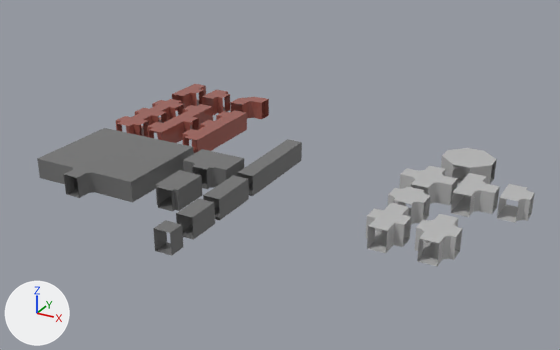
A saved change to the FBX model Assets/3D_models/Bulding blocks.fbx.
Before and after are seen from a 50 mm camera at (36.6, -65.6, 37.6) aimed at (-3.5, 7.3, 1.1). Arrows for +X, +Y and +Z are at lower left; the lights stay in place. Where no turn or scale is listed for an object, it has been applied to the vertices.

Before the edit, the objects in view are built like this:
```python
ob_2x1_divider = bpy.data.objects.new('2x1_divider', me_mesh_006)
ob_2x1_divider.location = (-22.95, 15.13, 0.0)
ob_hall_long = bpy.data.objects.new('Hall_long', me_mesh_002)
ob_hall_long.location = (-5.58, 8.86, 0.0)
ob_hall_medium = bpy.data.objects.new('Hall_medium', me_mesh_001)
ob_hall_medium.location = (-5.58, -1.04, 0.0)
ob_hall_mini = bpy.data.objects.new('Hall_mini', me_mesh_010)
ob_hall_mini.location = (-5.58, -11.67, 0.0)
ob_hall_short = bpy.data.objects.new('Hall_short', me_mesh_011)
ob_hall_short.location = (-5.58, -6.93, 0.0)
ob_room_big = bpy.data.objects.new('room_big', me_mesh_013)
ob_room_big.location = (-22.48, 0.0, 0.0)
# me_mesh_013
# before: 0 (-1.0, -5.5, 0.0) at pixel (75, 189), 1 (-1.0, -7.0, 0.0) at pixel (65, 194), 2 (1.0, -7.0, 0.0) at pixel (79, 198), 3 (1.0, -5.5, 0.0) at pixel (88, 193), 8 (-1.0, -5.5, 2.5) at pixel (72, 169)
# before: 9 (-1.0, -7.0, 2.5) at pixel (63, 174), 10 (1.0, -7.0, 2.5) at pixel (77, 177), 11 (1.0, -5.5, 2.5) at pixel (86, 173)
# also in view: 'Room_division_rounded' at (17.8, 0.8, 1.3); 'X_section_small_rounded' at (12.6, 6.6, 1.3); 'room_medium' at (-11.1, 4.4, 1.3); '3x0_divider' at (-17.9, 15.1, 1.2); 'X_section_rounded' at (12.8, 12.3, 1.3)
```
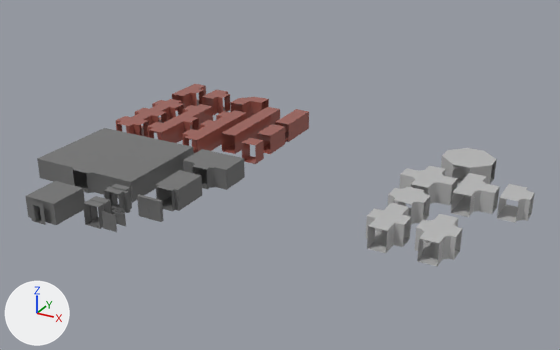
Commit message: added doors

Where the change shows, as pixel boxes (x1, y1, x2, y2) in the pictures (560 x 350 px):
'Hall_long', recoloured, moved
    before: (237, 139, 302, 196)
    after: (221, 107, 280, 154)
'Safe_room', added
    after: (25, 181, 85, 225)
'Hall_medium', recoloured, moved
    before: (203, 175, 249, 220)
    after: (275, 109, 309, 142)
'Hall_short', recoloured, moved
    before: (176, 198, 215, 240)
    after: (257, 124, 285, 154)
'Hall_mini', moved
    before: (153, 220, 183, 256)
    after: (242, 138, 264, 164)
'double_door_hall', added
    after: (83, 196, 112, 229)
'splitter_section', added
    after: (104, 184, 132, 214)
'Sec_door', added
    after: (148, 197, 164, 222)
'Sec_door2', added
    after: (137, 194, 150, 219)
'Door_R', added
    after: (108, 213, 117, 232)
'Door_L', added
    after: (102, 211, 110, 230)
'Door_R_windowed', added
    after: (118, 207, 126, 226)
'Door_L_windowed', added
    after: (111, 206, 119, 224)
part 1 of me_mesh_013, deleted
    before: (64, 170, 88, 198)

Patch to the scene script:
```diff
--- a/Assets/3D_models/Bulding blocks.fbx.py
+++ b/Assets/3D_models/Bulding blocks.fbx.py
@@ me_mesh_002 @@
 me_mesh_002.from_pydata(...)  # 8 vertices, 4 faces; spans x -1.0..1.0, y -6.0..6.0, z 0.0..2.5
-me_mesh_002.materials.append(mat_rooms___corridoors)  # grey #717171
+me_mesh_002.materials.append(mat_straights___turn)  # brown #9d594f
@@ me_mesh_011 @@
 me_mesh_011.from_pydata(...)  # 8 vertices, 4 faces; spans x -1.0..1.0, y -2.0..2.0, z 0.0..2.5
-me_mesh_011.materials.append(mat_rooms___corridoors)  # grey #717171
+me_mesh_011.materials.append(mat_straights___turn)  # brown #9d594f
@@ me_mesh_013 @@
 me_mesh_013.from_pydata(...)  # 24 vertices, 21 faces; spans x -7.0..7.0, y -7.0..7.0, z 0.0..2.5
 # verts and faces of me_mesh_013; kept vertices keep their numbers, new ones are numbered from 24
+# me_mesh_013 part 1
+delete_vertices([1, 2, 9, 10])  # with the faces that use them
 me_mesh_013.materials.append(mat_rooms___corridoors)
@@ me_mesh_001 @@
 me_mesh_001.from_pydata(...)  # 8 vertices, 4 faces; spans x -1.0..1.0, y -3.0..3.0, z 0.0..2.5
-me_mesh_001.materials.append(mat_rooms___corridoors)  # grey #717171
+me_mesh_001.materials.append(mat_straights___turn)  # brown #9d594f
@@ ob_hall_long @@
 ob_hall_long = bpy.data.objects.new('Hall_long', me_mesh_002)
-ob_hall_long.location = (-5.58, 8.86, 0.0)
+ob_hall_long.location = (-14.06, 18.7, 0.0)
@@ ob_hall_mini @@
 ob_hall_mini = bpy.data.objects.new('Hall_mini', me_mesh_010)
-ob_hall_mini.location = (-5.58, -11.67, 0.0)
+ob_hall_mini.location = (-10.04, 12.08, 0.0)
@@ ob_hall_short @@
 ob_hall_short = bpy.data.objects.new('Hall_short', me_mesh_011)
-ob_hall_short.location = (-5.58, -6.93, 0.0)
+ob_hall_short.location = (-10.04, 16.83, 0.0)
@@ ob_hall_medium @@
 ob_hall_medium = bpy.data.objects.new('Hall_medium', me_mesh_001)
-ob_hall_medium.location = (-5.58, -1.04, 0.0)
+ob_hall_medium.location = (-10.04, 22.71, 0.0)
@@ ob_double_door_hall @@
+ob_double_door_hall = bpy.data.objects.new('double_door_hall', me_mesh_026)  # 24 vertices, 40 faces; spans x -1.0..1.0, y -1.0..1.0, z 0.0..2.5; in mat_rooms___corridoors (grey #717171)
+ob_double_door_hall.location = (-15.44, -10.66, 0.0)
@@ ob_sec_door2 @@
+ob_sec_door2 = bpy.data.objects.new('Sec_door2', me_mesh_022)  # 60 vertices, 58 faces; spans x -1.5..0.09, y -0.2..0.2, z 0.0..2.4; in mat_rooms___corridoors (grey #717171)
+ob_sec_door2.location = (-11.28, -7.16, 0.0)
@@ ob_door_r_windowed @@
+ob_door_r_windowed = bpy.data.objects.new('Door_R_windowed', me_mesh_025)  # 368 vertices, 528 faces; spans x -0.9..0.02, y -0.11..0.16, z 0.0..2.0; in mat_rooms___corridoors (grey #717171)
+ob_door_r_windowed.location = (-12.42, -9.95, 0.0)
@@ ob_splitter_section @@
+ob_splitter_section = bpy.data.objects.new('splitter_section', me_mesh_020)  # 32 vertices, 26 faces; spans x -5.76..-2.96, y -1.0..1.0, z 0.0..2.5; in mat_rooms___corridoors (grey #717171)
+ob_splitter_section.location = (-11.28, -7.16, 0.0)
@@ ob_safe_room @@
+ob_safe_room = bpy.data.objects.new('Safe_room', me_mesh_027)  # 28 vertices, 24 faces; spans x -2.0..2.0, y -2.75..2.75, z 0.0..2.5; in mat_rooms___corridoors (grey #717171)
+ob_safe_room.location = (-21.0, -11.0, 0.0)
@@ ob_door_l @@
+ob_door_l = bpy.data.objects.new('Door_L', me_mesh_024)  # 160 vertices, 300 faces; spans x -9.0..0.2, y -1.1..1.6, z 0.0..20.0; in mat_rooms___corridoors (grey #717171)
+ob_door_l.location = (-14.22, -11.41, 0.0)
+ob_door_l.rotation_euler = (-3.142, 0.0, 0.0)  # degrees (-180, 0, 0)
+ob_door_l.scale = (-0.1, -0.1, -0.1)
@@ ob_door_l_windowed @@
+ob_door_l_windowed = bpy.data.objects.new('Door_L_windowed', me_mesh_028)  # 368 vertices, 528 faces; spans x -9.0..0.2, y -1.1..1.6, z 0.0..20.0; in mat_rooms___corridoors (grey #717171)
+ob_door_l_windowed.location = (-14.22, -9.95, 0.0)
+ob_door_l_windowed.rotation_euler = (-3.142, 0.0, 0.0)  # degrees (-180, 0, 0)
+ob_door_l_windowed.scale = (-0.1, -0.1, -0.1)
@@ ob_door_r @@
+ob_door_r = bpy.data.objects.new('Door_R', me_mesh_023)  # 160 vertices, 300 faces; spans x -0.9..0.02, y -0.11..0.16, z 0.0..2.0; in mat_rooms___corridoors (grey #717171)
+ob_door_r.location = (-12.42, -11.41, 0.0)
@@ ob_sec_door @@
+ob_sec_door = bpy.data.objects.new('Sec_door', me_mesh_021)  # 60 vertices, 58 faces; spans x -0.09..1.5, y -0.2..0.2, z 0.0..2.4; in mat_rooms___corridoors (grey #717171)
+ob_sec_door.location = (-11.28, -7.16, 0.0)
```
